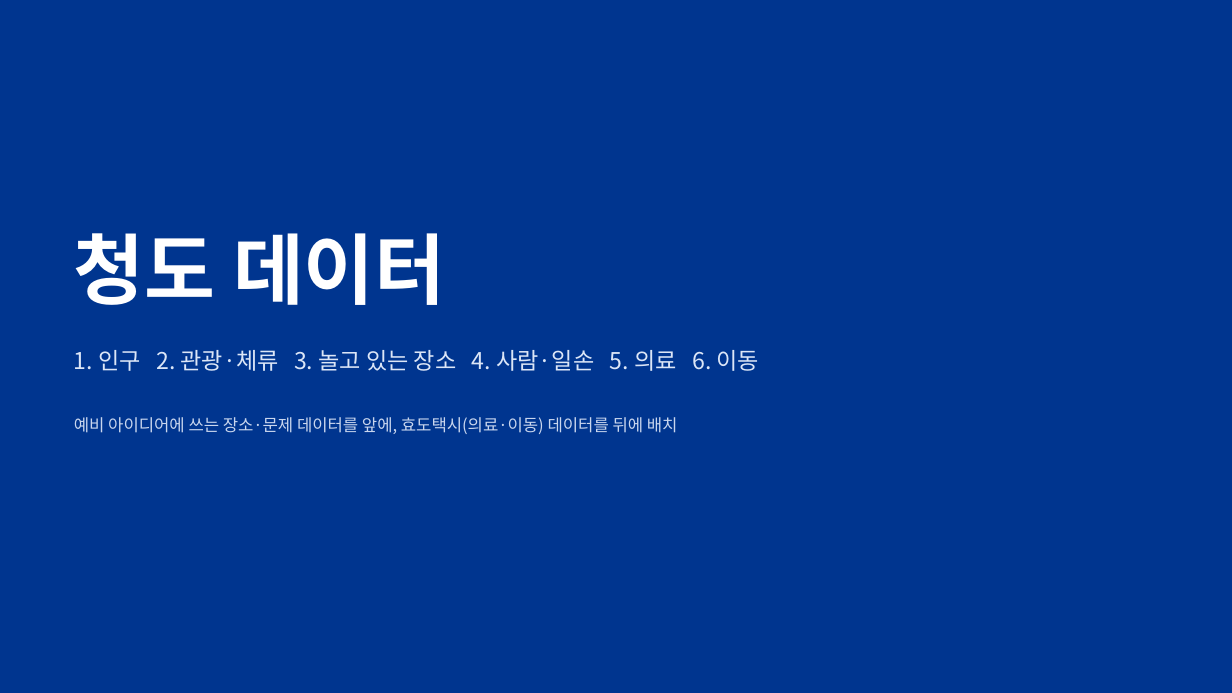
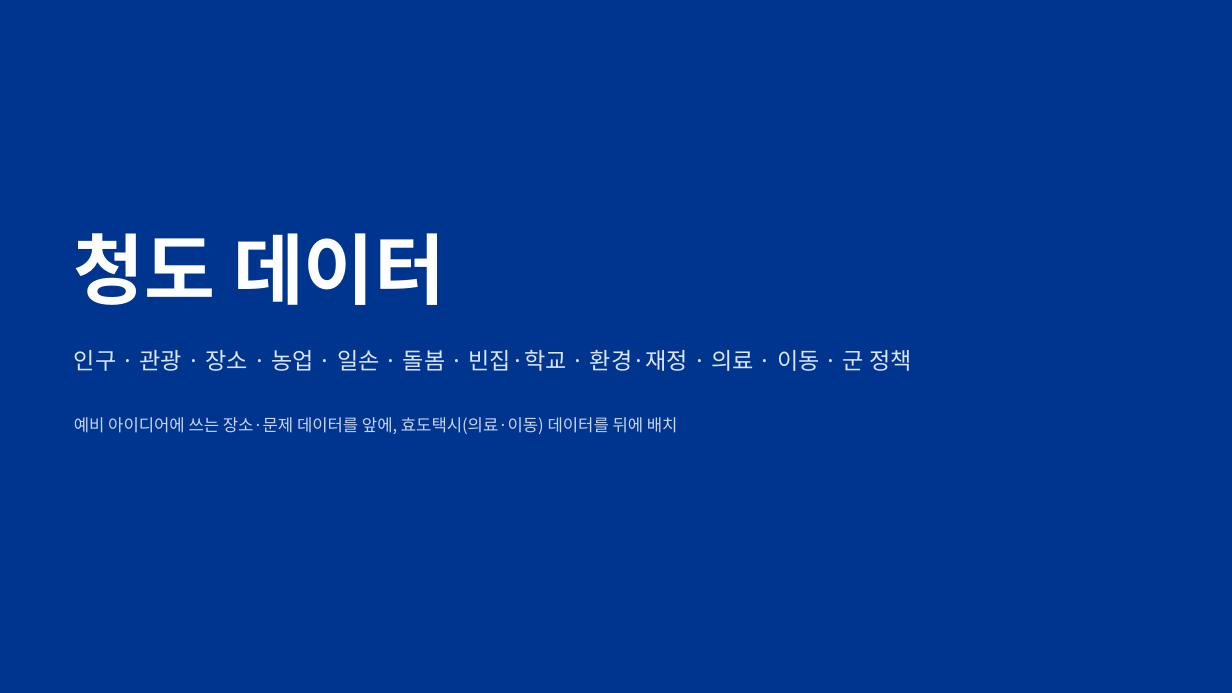
Before and after one commit to fordgril307-wq/Cheongdo_Hackathon, a slide deck: slide 8 of docs/team-brief/청도해커톤_팀브리프.pptx. Drawn at 1232x693 pixels with LibreOffice and Linux fonts; fonts in the diff are those of the drawing. Boxes give left, top, right and bottom in pixels: in the first picture for what was removed or moved away, otherwise in the second. Text is boxed around its words. In the diff, an @@ line names an element or a change of style, - is before the commit and + after.

```diff
--- a/docs/team-brief/청도해커톤_팀브리프.pptx
+++ b/docs/team-brief/청도해커톤_팀브리프.pptx
@@ text at <box>74,350,912,371</box>: text changed @@
-1. 인구 2. 관광·체류 3. 놀고 있는 장소 4. 사람·일손 5. 의료 6. 이동
+인구 · 관광 · 장소 · 농업 · 일손 · 돌봄 · 빈집·학교 · 환경·재정 · 의료 · 이동 · 군 정책
```
Also in this commit, not shown: 8 other slides changed, 8 slides added, 3 other files.
